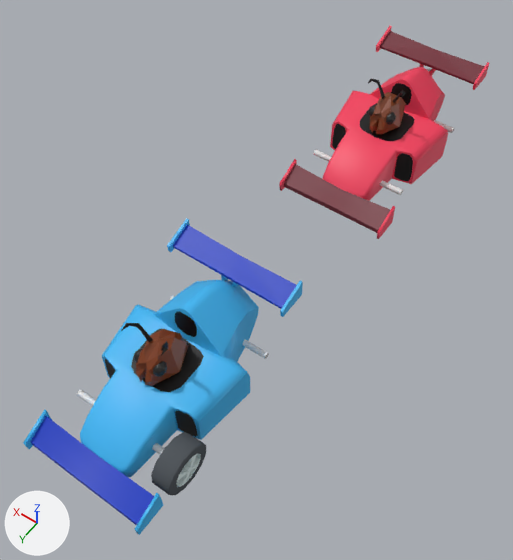
The Blender file art/racecars_with_ant_head.blend: old version first, new version second.
Before and after are seen from a camera (50 mm lens) standing at (-3.25, 2.78, 7.54) and looking at (0.03, -1.81, 0.33). The lights are fixed; the arrows at lower left show +X, +Y and +Z.

The first picture shows 'formula_blue', 'formula_red', 'wheel_fancy'.
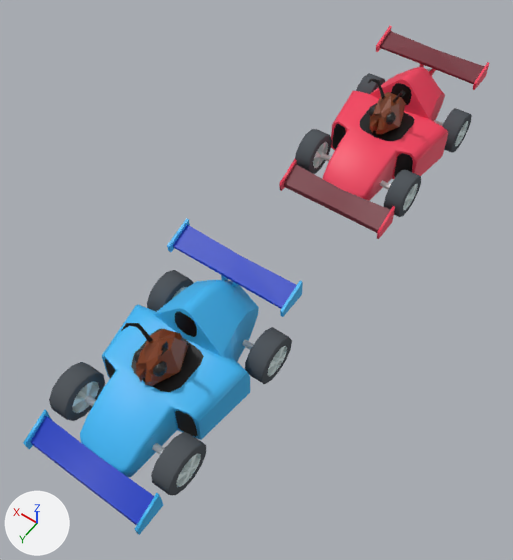
Commit message: joined wheels

Where the change shows, as pixel boxes [x1, y1, x2, y2] in the pictures (513 x 560 px):
part 1 of me_cube_002, added
    after: [295, 129, 421, 217]
part 2 of me_cube_002, added
    after: [356, 73, 472, 153]
part 3 of me_cube_004, added
    after: [49, 362, 206, 495]
part 4 of me_cube_004, added
    after: [147, 270, 292, 384]
'wheel_fancy', unchanged, covered by the edit
    before: [151, 432, 206, 495]

The change in detail:
me_cube_002 is used by ob_formula_red; location (0.0, -5.13, 0.66).
me_cube_002 had 357 vertices, 281 faces and spanned x -0.83..0.28, y -1.37..1.62, z -0.55..0.85.
me_cube_002 now has 973 vertices, 637 faces and spans x -0.89..0.28, y -1.37..1.62, z -0.65..0.85.
me_cube_002 part 1: 308 vertices added at x -0.89..-0.61, y 0.53..1.16, z -0.65..-0.01.
me_cube_002 part 2: 308 vertices added at x -0.89..-0.61, y -1.14..-0.5, z -0.65..-0.01.
me_cube_002 now uses material mat_rubber_001 (dark grey #555a5f).
me_cube_002 now uses material mat_chrome_001 (white #d8e7e7).
me_cube_004 is used by ob_formula_blue; location (0.0, -0.13, 0.66).
me_cube_004 had 363 vertices, 281 faces and spanned x -0.83..0.28, y -1.37..1.62, z -0.56..0.84.
me_cube_004 now has 979 vertices, 637 faces and spans x -0.89..0.28, y -1.37..1.62, z -0.65..0.84.
me_cube_004 part 3: 308 vertices added at x -0.89..-0.61, y 0.51..1.15, z -0.65..-0.01.
me_cube_004 part 4: 308 vertices added at x -0.89..-0.61, y -1.15..-0.52, z -0.65..-0.01.
me_cube_004 now uses material mat_rubber_001 (dark grey #555a5f).
me_cube_004 now uses material mat_chrome_001 (white #d8e7e7).
